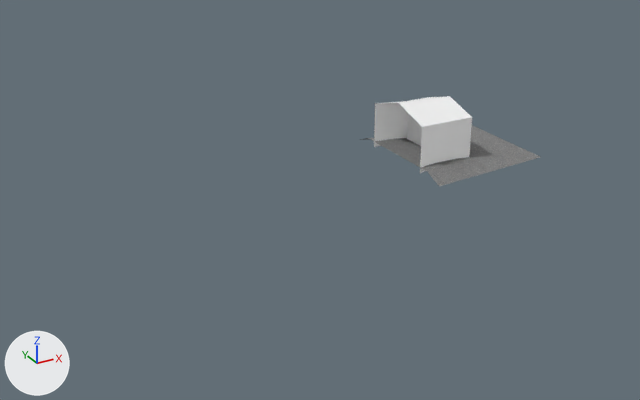
What one commit did to the glTF model environment/Bases/MountainEntrance/Mountain Vehicle Entrance.glb.
Camera for both pictures: a 50 mm lens placed at (-50.8, -229.1, 55.9), pointed at (16.8, -106.1, -5.5). Lighting does not change. The marker at lower left points along +X, +Y and +Z. Vertices at the same position are counted once.

In view in the first picture: 'MountainVehicleEntrance'.
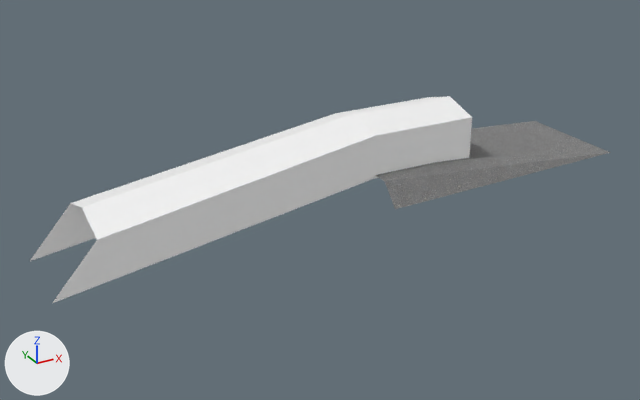
What differs and where, as boxes (x1, y1, x2, y2) in the pictures (640 x 400 px; the box of a moved part takes in the faces that stretch with it):
'MountainVehicleEntrance', reshaped (222% wider, 129% taller): before (360, 96, 540, 186); after (30, 96, 611, 303)
part 1 of me_cube_007, moved or reshaped: before (360, 125, 540, 186); after (375, 121, 611, 209)

Diff of the bpy script that builds the scene:
```diff
--- a/environment/Bases/MountainEntrance/Mountain Vehicle Entrance.glb.py
+++ b/environment/Bases/MountainEntrance/Mountain Vehicle Entrance.glb.py
@@ me_cube_007 @@
 me_cube_007.from_pydata(...)  # 139 vertices, 204 faces; spans x -3.0..21.2, y -13.1..13.1, z -4.5..6.5
 # used by ob_mountainvehicleentrance; location = (35.5, -105.9, 3.0)
 # before: 3 (21.2, -10.7, -4.5) at pixel (541, 157), 4 (21.2, 10.7, -4.5), 5 (21.2, 0.0, -4.5) at pixel (502, 139), 8 (-3.0, -9.6, -3.0) at pixel (427, 171), 9 (-3.0, 0.0, -3.0) at pixel (396, 154)
 # before: 10 (-3.0, 9.6, -3.0) at pixel (367, 138), 24 (-3.0, -7.4, 4.3) at pixel (422, 126), 25 (-3.0, 0.0, 6.5) at pixel (398, 102), 26 (-3.0, 7.4, 4.3) at pixel (375, 103), 28 (3.0, 6.7, -3.6)
 # before: 29 (3.0, 6.7, 4.0) at pixel (405, 101), 30 (3.0, 0.0, 6.0) at pixel (426, 100), 31 (3.0, -6.7, 4.0) at pixel (448, 121), 32 (3.0, -6.7, -3.6), 34 (8.1, 5.7, -3.6)
 # before: 37 (8.1, -5.7, -3.6), 41 (8.1, 6.7, -3.6), 42 (8.1, -6.7, -3.6) at pixel (469, 158)
-me_cube_007.vertices[6].co = (-3.0, -13.1, -4.5)  # pixel (439, 186)
-me_cube_007.vertices[7].co = (-3.0, 13.1, -4.5)  # pixel (358, 139)
-me_cube_007.vertices[23].co = (-3.0, -7.4, -4.2)  # pixel (419, 173)
-me_cube_007.vertices[27].co = (-3.0, 7.4, -4.2)  # pixel (373, 147)
+# me_cube_007 part 1
+for i in [*range(28, 33)]: me_cube_007.vertices[i].co += Vector((-14.7, 0.0, 0.0))
+for i in [34, 37, 41, 42]: me_cube_007.vertices[i].co += Vector((0.0, 0.0, -1.1))
+for i in [24, 25, 26]: me_cube_007.vertices[i].co += Vector((-56.1, 0.0, -7.8))
+for i in [8, 9, 10]: me_cube_007.vertices[i].co += Vector((-8.7, 0.0, 0.0))
+for i in [3, 4, 5]: me_cube_007.vertices[i].co += Vector((17.6, 0.0, -2.3))
+me_cube_007.vertices[6].co = (-11.7, -13.1, -6.8)  # pixel (395, 209)
+me_cube_007.vertices[7].co = (-11.7, 13.1, -6.8)
+me_cube_007.vertices[23].co = (-66.6, -7.4, -12.0)  # pixel (51, 303)
+me_cube_007.vertices[27].co = (-66.6, 7.4, -12.0)  # pixel (29, 261)
 me_cube_007.materials.append(mat_matte)
```
